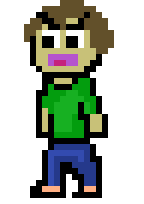
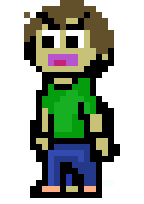
Layer changes from the first 144x204 image to the second:
painted on "Layer 2" over (24, 12, 120, 198)
